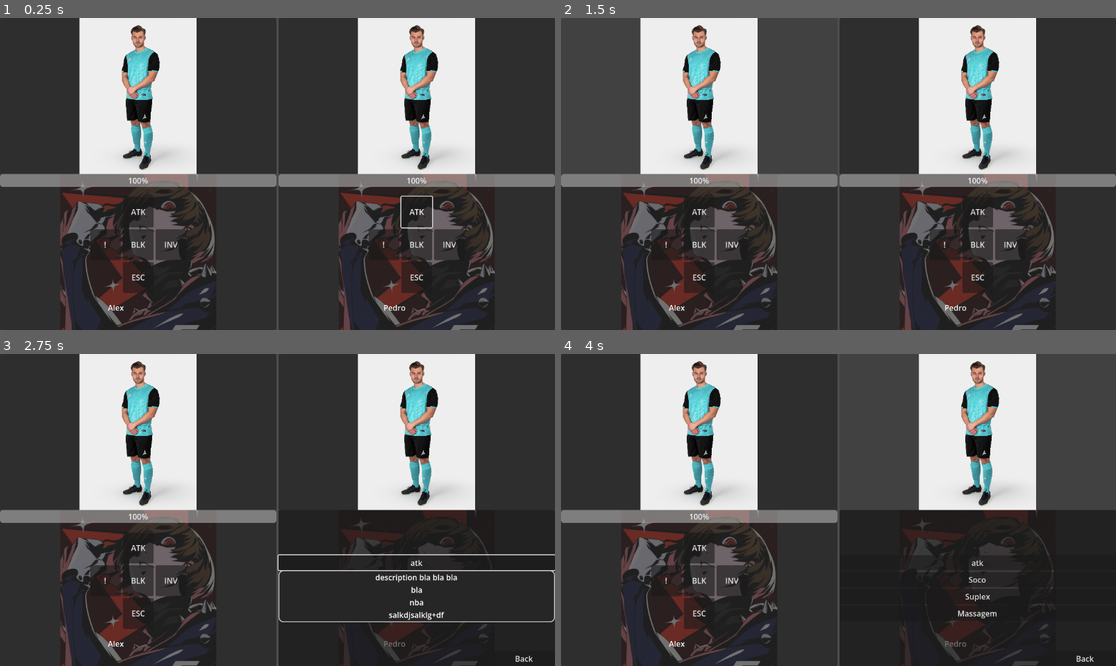
Above: before the commit, frames 1-4 (two rows, left to right).
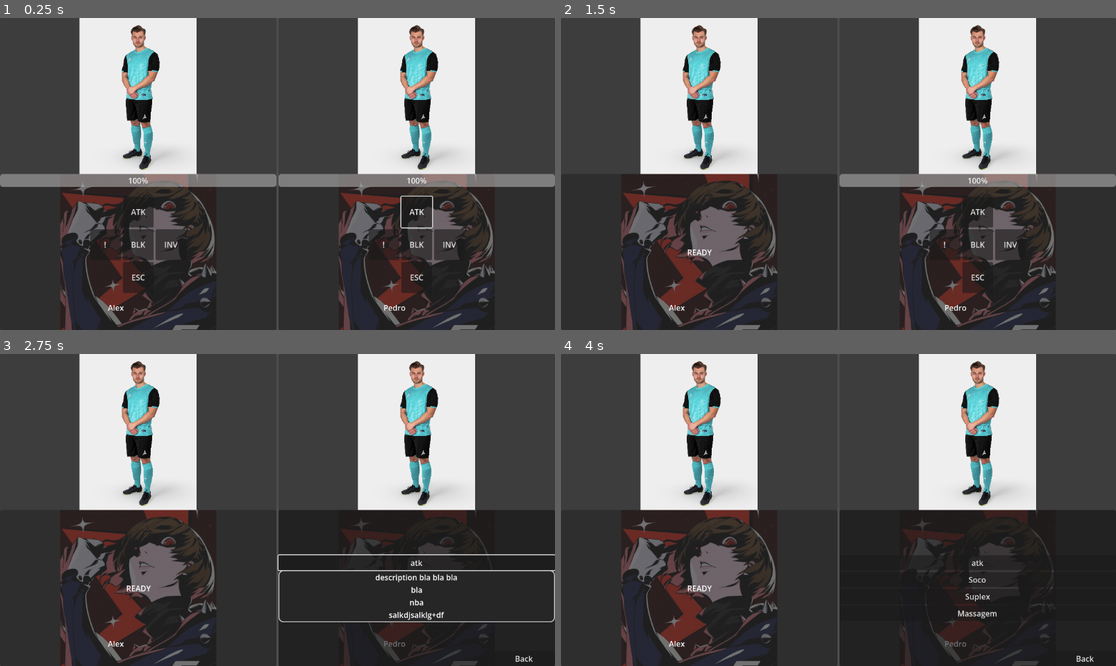
Above: after the commit, the same moments.

Repository: Dragvid/Derbi
Game: Godot game, scene res://Ui/Gameplay/Battle_screen/Battle_screen.tscn
The game is run twice, just before and just after one commit, with the same random seed, the same clock (stepped at 60 frames per second) and the same inputs. This scene is started directly instead of the project's main scene.
Inputs (mouse positions are in pixels of both pictures, inside the frame that each line leads up to):
- Up to frame 1 (0.25 s): no input
- Up to frame 2 (1.5 s): click "ESC" at 0.5 s; click (699, 96) at 1.27 s
- Up to frame 3 (2.75 s): click "ATK" at 2 s
- Up to frame 4 (4 s): click "atk" at 2.75 s; click (977, 432) at 3.52 s

The runs differ from the first frame. In frame 2, 3.8% of the frame differs, in the area x 0-50%, y 49-89%; in frame 3, 3.8%; in frame 4, 3.8%.
Error in both runs: Invalid call. Nonexistent function 'option_picked' in base 'Nil'. (res://Ui/Gameplay/party_member_controls/attack_option/attackOption.gd:28)

Commit message:
Escape feature

Diff:
--- a/GamePlayModules/enemies/basic_enemy/basicEnemy.tscn
+++ b/GamePlayModules/enemies/basic_enemy/basicEnemy.tscn
@@ -9,6 +9,7 @@
 grow_horizontal = 2
 grow_vertical = 2
 size_flags_horizontal = 3
+disabled = true
 expand_icon = true
 script = ExtResource("1_c60tt")
 
--- a/Ui/Gameplay/Battle_screen/scripts/battle_manager.gd
+++ b/Ui/Gameplay/Battle_screen/scripts/battle_manager.gd
@@ -5,7 +5,7 @@
 
 @onready var player_interface: HBoxContainer = $Player_interface
 var party_info = AppInfo.party_info_json
-var currentTurn = 0
+var turn_player = true
 
 var rng = RandomNumberGenerator.new()
 
@@ -36,8 +36,16 @@
 		if party_info.has(member):
 			var member_data = party_info[member]
 			var member_ui = GeneralToolsStatic.instantiate_scene(party_member_interface.resource_path,player_interface)
-			member_ui.call_deferred("set_up_player",member, member_data.total_life, member_data.attacks, cur_player_id)
+			member_ui.call_deferred("set_up_player", self, member, member_data.total_life, member_data.attacks, cur_player_id)
 			cur_player_id += 1
 
 func change_turn():
-	currentTurn += 1
+	turn_player = !turn_player
+
+func run_away(escape_chance:float):
+	if randf() < escape_chance:
+		print("Run away.")
+		#escape to the combat to world scene
+		pass
+	else:
+		print("Escape failed.")
--- a/Ui/Gameplay/party_member_controls/party_member_controls.gd
+++ b/Ui/Gameplay/party_member_controls/party_member_controls.gd
@@ -7,6 +7,7 @@
 var player_id : int
 var current_health : int
 var attack_list
+var battle_manager
 
 @onready var btn_block: Button = $main_game/Keyboard/Block
 @onready var btn_interact: Button = $main_game/Keyboard/Interact
@@ -22,8 +23,8 @@
 func _ready() -> void:
 	btn_attack.grab_focus()
 
-
-func set_up_player(new_name:String = "[missing]", new_life_total:int=100, new_attacks = [], new_player_id:int=0):
+func set_up_player(manager, new_name:String = "[missing]", new_life_total:int=100, new_attacks = [], new_player_id:int=0):
+	battle_manager = manager
 	char_name_label.text = new_name
 	char_name = new_name
 	player_id = new_player_id
@@ -66,3 +67,8 @@
 func _on_leave_atk_list_button_up() -> void:
 	atk_list_node.get_parent().visible = false
 	main_game.visible = true
+
+
+func _on_escape_button_up() -> void:
+	battle_manager.run_away(0.2)
+	option_picked()
--- a/Ui/Gameplay/party_member_controls/party_member_controls.tscn
+++ b/Ui/Gameplay/party_member_controls/party_member_controls.tscn
@@ -187,4 +187,5 @@
 uppercase = true
 
 [connection signal="button_up" from="main_game/Keyboard/Attack" to="." method="_on_attack_button_up"]
+[connection signal="button_up" from="main_game/Keyboard/Escape" to="." method="_on_escape_button_up"]
 [connection signal="button_up" from="atkListContainer/leaveAtkList" to="." method="_on_leave_atk_list_button_up"]
